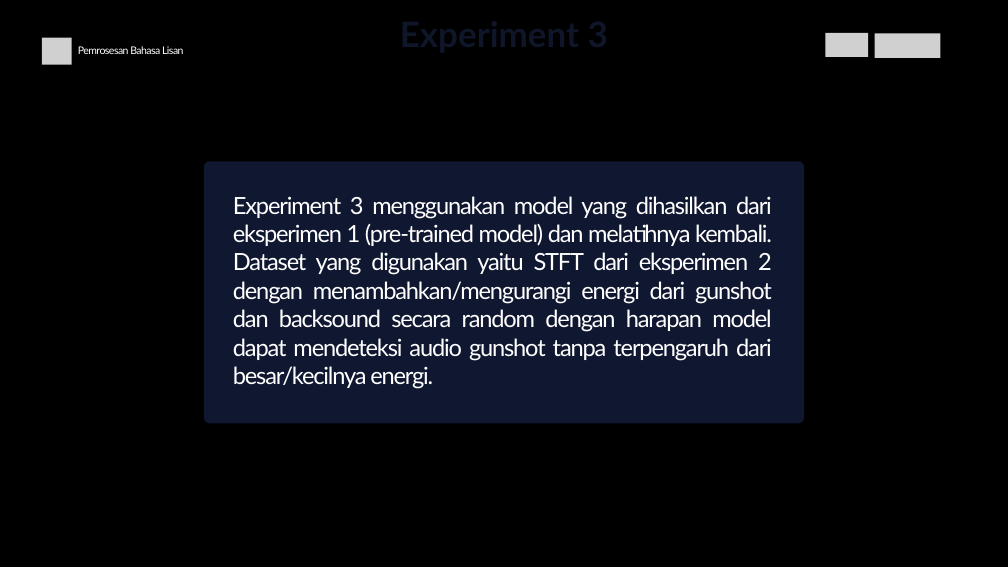
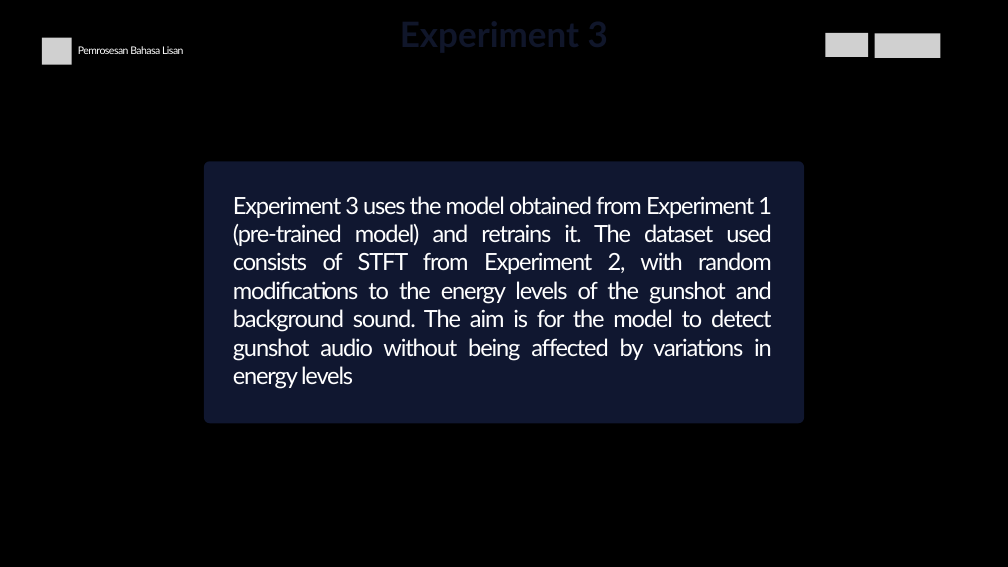
Before and after one commit to dhekmass12/mass-shooting-detector, a slide deck: slide 18 of Mass Shooting Detector.pptx. Drawn at 1008x567 pixels with LibreOffice and Linux fonts; fonts in the diff are those of the drawing; grey boxes stand for pictures. Boxes give left, top, right and bottom in pixels: in the first picture for what was removed or moved away, otherwise in the second. Text is boxed around its words. In the diff, an @@ line names an element or a change of style, - is before the commit and + after.

```diff
--- a/Mass Shooting Detector.pptx
+++ b/Mass Shooting Detector.pptx
@@ text at (x1=233, y1=196, x2=772, y2=389): text changed @@
-Experiment 3 menggunakan model yang dihasilkan dari eksperimen 1 (pre-trained model) dan melatihnya kembali. Dataset yang digunakan yaitu STFT dari eksperimen 2 dengan menambahkan/mengurangi energi dari gunshot dan backsound secara random dengan harapan model dapat mendeteksi audio gunshot tanpa terpengaruh dari besar/kecilnya energi.
+Experiment 3 uses the model obtained from Experiment 1 (pre-trained model) and retrains it. The dataset used consists of STFT from Experiment 2, with random modifications to the energy levels of the gunshot and background sound. The aim is for the model to detect gunshot audio without being affected by variations in energy levels
```
Also in this commit, not shown: 10 other slides changed, 1 slide added, 1 slide removed.
